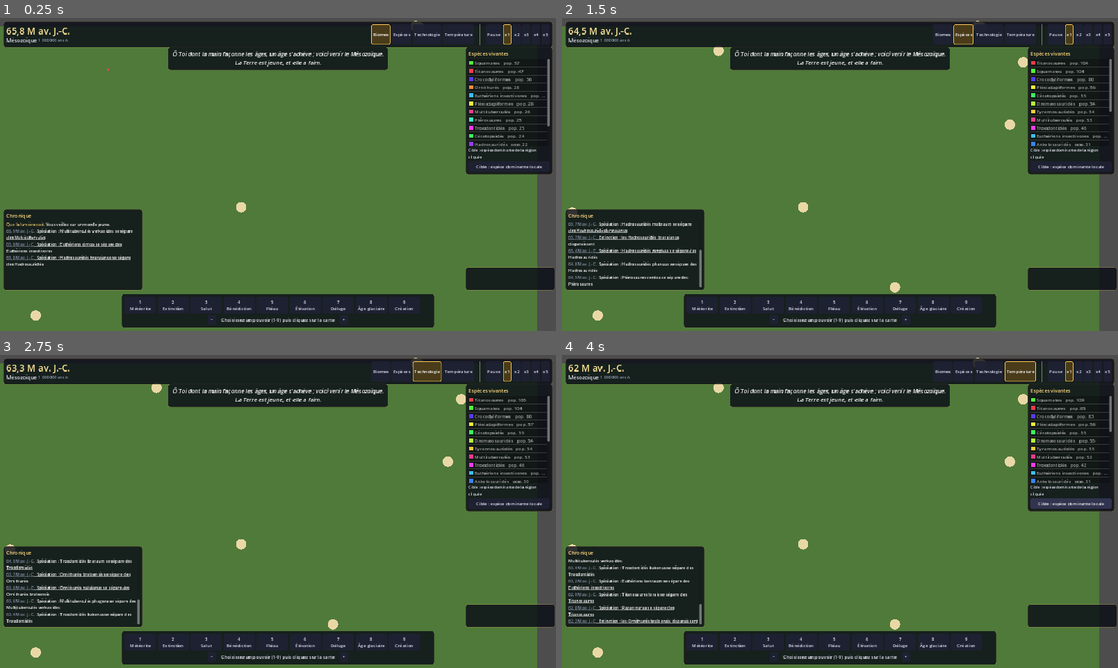
Above: before the commit, frames 1-4 (two rows, left to right).
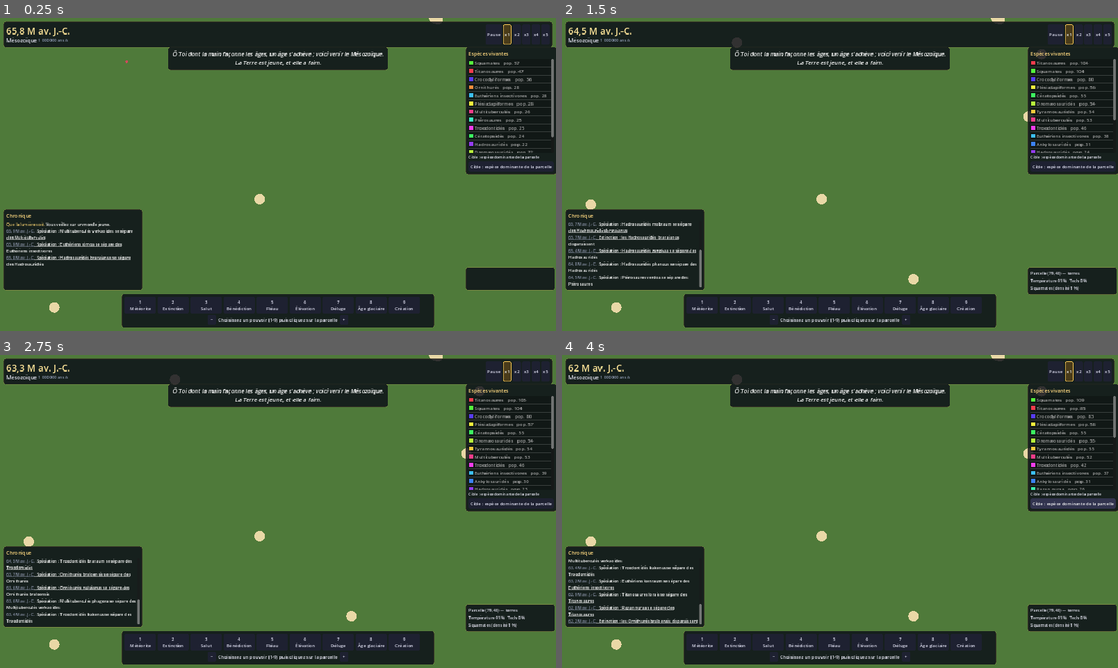
Above: after the commit, the same moments.

Repository: samuellapierre-tech/I-Am-God
Game: Godot game, scene res://scenes/main.tscn
Two runs of this game, one before a commit and one after it. Both use one fixed random seed, a clock stepped at 60 frames per second and the inputs below.
Inputs (mouse positions are in pixels of both pictures, inside the frame that each line leads up to):
- Up to frame 1 (0.25 s): no input
- Up to frame 2 (1.5 s): click (940, 33) at 0.5 s, where only the run before the commit has a clickable "Biomes"; click (962, 33) at 1.25 s, where only the run before the commit has a clickable "Espèces"
- Up to frame 3 (2.75 s): click (428, 370) at 2 s, where only the run before the commit has a clickable "Technologie"
- Up to frame 4 (4 s): click (1017, 370) at 2.75 s, where only the run before the commit has a clickable "Température"; click "Cible : espèce dominante loca…" (after the commit: "Cible : espèce dominante de l…") at 3.5 s

The runs differ from the first frame. In frame 1, 4.1% of the frame differs, in the area x 0-100%, y 0-100%; in frame 2, 4.9%; in frame 3, 4.9%; in frame 4, 5.0%.
Error before the commit: Invalid assignment of property or key 'current' with value of type 'bool' on a base object of type 'Camera2D (world_camera.gd)'. (res://src/ui/main.gd:51)

Commit message:
parcelle seule : plus de globe ni de carte du monde
Le jeu ne montre que la parcelle suivie qui évolue ; la simulation
mondiale tourne en fond. main.gd ne charge plus que parcel_view (et
stats_panel), le HUD se branche sur src/ui/parcel_powers.gd (même API
que l'ancienne carte, pouvoirs appliqués à la cellule de la parcelle).
Couches de carte et bascule Tab retirées ; docs mises à jour.

Co-Authored-By: Claude Opus 5.5 <noreply@anthropic.com>

Diff:
--- a/src/ui/hud.gd
+++ b/src/ui/hud.gd
@@ -1,8 +1,9 @@
 extends CanvasLayer
-## Interface divine : année et ère, vitesse du temps, couches de carte, barre de pouvoirs,
+## Interface divine : année et ère, vitesse du temps, barre de pouvoirs,
 ## panneau des espèces (choix de la cible), chronique des événements et boîte du narrateur.
 ## Construite en code pour rester lisible et sans dépendance à des ressources externes.
-## L'état joueur (pouvoir, rayon, couche, cible) vit dans la carte : voir bind_map().
+## L'état joueur (pouvoir, rayon, cible) vit dans src/ui/parcel_powers.gd : voir bind_map().
+## Le jeu ne montre que la parcelle suivie : les pouvoirs la visent.
 
 const MapMath := preload("res://src/map/map_math.gd")
 const Powers := preload("res://src/map/divine_powers.gd")
@@ -24,7 +25,6 @@
 var _era_label: Label
 var _rate_label: Label
 var _speed_buttons: Array[Button] = []
-var _layer_buttons: Array[Button] = []
 var _power_buttons: Array[Button] = []
 var _radius_label: Label
 var _target_label: Label
@@ -56,7 +56,7 @@
 	_add_log_line("[color=#e8c66a]Que la lumière soit.[/color] Vous veillez sur un monde jeune.")
 
 
-## Relie le HUD à la carte (source de vérité du pouvoir, du rayon, de la couche et de la cible).
+## Relie le HUD à l'état des pouvoirs (source de vérité du pouvoir, du rayon et de la cible).
 func bind_map(world_map: Node) -> void:
 	map = world_map
 	map.state_changed.connect(_sync_from_map)
@@ -98,10 +98,6 @@
 			_set_speed(clampi(speed_level + 1, 1, SPEEDS.size()))
 		KEY_MINUS, KEY_KP_SUBTRACT:
 			_set_speed(maxi(speed_level - 1, 1))
-		KEY_F1, KEY_F2, KEY_F3, KEY_F4:
-			if map: map.set_layer(key - KEY_F1)
-		KEY_TAB:
-			if map: map.set_layer((map.layer + 1) % map.LAYERS.size())
 		KEY_BRACKETLEFT:
 			if map: map.set_radius(map.radius - 1)
 		KEY_BRACKETRIGHT:
@@ -128,7 +124,7 @@
 	root.theme = _make_theme()
 	add_child(root)
 
-	# Barre du haut : année, ère, couches, vitesse.
+	# Barre du haut : année, ère, vitesse.
 	var top := _panel(root)
 	_place(top, Vector4(0, 0, 1, 0), Vector4(12, 12, -12, 88))
 	var top_row := HBoxContainer.new()
@@ -158,19 +154,6 @@
 	spacer.mouse_filter = Control.MOUSE_FILTER_IGNORE
 	top_row.add_child(spacer)
 
-	var layers_box := HBoxContainer.new()
-	top_row.add_child(layers_box)
-	var layer_group := ButtonGroup.new()
-	var layer_names := ["Biomes", "Espèces", "Technologie", "Température"]
-	for i in layer_names.size():
-		var b := _toggle_button(layer_names[i], layer_group)
-		b.tooltip_text = "Couche de carte (F%d, Tab pour alterner)" % (i + 1)
-		b.pressed.connect(_on_layer_pressed.bind(i))
-		layers_box.add_child(b)
-		_layer_buttons.append(b)
-
-	top_row.add_child(VSeparator.new())
-
 	var speed_box := HBoxContainer.new()
 	top_row.add_child(speed_box)
 	var speed_group := ButtonGroup.new()
@@ -212,9 +195,9 @@
 	_target_label.add_theme_font_size_override("font_size", 13)
 	sp_box.add_child(_target_label)
 	var clear := Button.new()
-	clear.text = "Cible : espèce dominante locale"
+	clear.text = "Cible : espèce dominante de la parcelle"
 	clear.focus_mode = Control.FOCUS_NONE
-	clear.tooltip_text = "Sans cible, les pouvoirs visent l'espèce dominante de la région cliquée."
+	clear.tooltip_text = "Sans cible, les pouvoirs visent l'espèce dominante de la parcelle."
 	clear.pressed.connect(_on_clear_target)
 	sp_box.add_child(clear)
 
@@ -269,7 +252,7 @@
 	plus.pressed.connect(_step_radius.bind(1))
 	radius_row.add_child(plus)
 
-	# Infos de la région survolée (bas droite).
+	# Infos de la parcelle suivie (bas droite).
 	var info_panel := _panel(root)
 	_place(info_panel, Vector4(1, 1, 1, 1), Vector4(-312, -220, -12, -140))
 	info_panel.mouse_filter = Control.MOUSE_FILTER_IGNORE
@@ -357,11 +340,6 @@
 	return _swatches[key]
 
 
-func _on_layer_pressed(i: int) -> void:
-	if map and not _syncing:
-		map.set_layer(i)
-
-
 func _on_clear_target() -> void:
 	if map:
 		map.set_target_species(-1)
@@ -381,19 +359,17 @@
 		_speed_buttons[i].set_pressed_no_signal(i == speed_level)
 
 
-# --- Synchronisation avec la carte ---
+# --- Synchronisation avec l'état des pouvoirs ---
 
 func _sync_from_map() -> void:
 	if map == null:
 		return
 	_syncing = true
-	for i in _layer_buttons.size():
-		_layer_buttons[i].set_pressed_no_signal(i == map.layer)
 	for i in _power_buttons.size():
 		_power_buttons[i].set_pressed_no_signal(Powers.LIST[i].id == map.power)
 	var p := Powers.get_power(map.power)
 	if p.is_empty():
-		_radius_label.text = "Choisissez un pouvoir (1-9) puis cliquez sur la carte"
+		_radius_label.text = "Choisissez un pouvoir (1-9) puis cliquez sur la parcelle"
 	else:
 		_radius_label.text = "%s — rayon %d  ([ ] ou Maj+molette, Échap pour annuler)" % [p.label, map.radius]
 	_update_target_label()
@@ -412,7 +388,7 @@
 func _update_target_label() -> void:
 	var id: int = map.target_species if map else -1
 	if id < 0:
-		_target_label.text = "Cible : espèce dominante de la région cliquée"
+		_target_label.text = "Cible : espèce dominante de la parcelle"
 		_species_list.deselect_all()
 		return
 	var info = GameState.sim.species.get(id) if GameState.sim else null
@@ -491,7 +467,7 @@
 	map.set_target_species(_species_ids[index])
 
 
-# --- Survol ---
+# --- Parcelle suivie ---
 
 func _on_region_hovered(region: Vector2i) -> void:
 	var sim = GameState.sim
@@ -501,7 +477,7 @@
 	if i < 0 or i >= sim.elevation.size():
 		return
 	var elev: float = sim.elevation[i]
-	var text := "Région (%d, %d) — %s\n" % [region.x, region.y, "océan" if elev < 0.0 else "terres"]
+	var text := "Parcelle (%d, %d) — %s\n" % [region.x, region.y, "océan" if elev < 0.0 else "terres"]
 	text += "Température %d %%   Tech %d %%\n" % [int(sim.temperature[i] * 100.0), int(sim.tech[i] * 100.0)]
 	var sid: int = sim.dominant_species[i]
 	if sid >= 0:
--- a/src/ui/main.gd
+++ b/src/ui/main.gd
@@ -1,51 +1,27 @@
 extends Node
-## Scène principale : deux vues sur le même monde, plus l'interface divine.
-## - "globe"  : la planète entière (scenes/globe.tscn, ou la carte 2D historique en attendant).
-## - "parcel" : la parcelle suivie, plein écran (scenes/parcel_view.tscn).
-## Les vues sont chargées par chemin : chaque branche de module possède sa scène et n'a pas à
-## modifier celle-ci. Tab bascule entre les deux vues (GameState.set_view_mode).
+## Scène principale : le jeu ne montre que la parcelle suivie, plein écran, qui évolue de -66 Ma
+## jusqu'à la fin (pas de globe, pas de carte du monde). La simulation mondiale tourne en fond et
+## façonne la parcelle. Les vues sont chargées par chemin : chaque branche de module possède sa scène.
+## Les pouvoirs du HUD visent la parcelle (src/ui/parcel_powers.gd).
 
-const GLOBE_SCENE := "res://scenes/globe.tscn"
-const LEGACY_MAP_SCENE := "res://scenes/world_map.tscn"
 const PARCEL_SCENE := "res://scenes/parcel_view.tscn"
 const STATS_SCENE := "res://scenes/stats_panel.tscn"
+const ParcelPowers := preload("res://src/ui/parcel_powers.gd")
 
-var globe: Node
 var parcel_view: Node
+var powers: Node
 
 @onready var hud: CanvasLayer = $HUD
 
 
 func _ready() -> void:
-	globe = _instance(GLOBE_SCENE if ResourceLoader.exists(GLOBE_SCENE) else LEGACY_MAP_SCENE)
-	parcel_view = _instance(PARCEL_SCENE)
+	parcel_view = load(PARCEL_SCENE).instantiate()
+	add_child(parcel_view)
+	move_child(parcel_view, 0)
 	if ResourceLoader.exists(STATS_SCENE):
 		add_child(load(STATS_SCENE).instantiate())
-	hud.bind_map(globe)
-	GameState.view_mode_changed.connect(_apply_view_mode)
-	_apply_view_mode(GameState.view_mode)
-
-
-func _unhandled_key_input(event: InputEvent) -> void:
-	if event.is_action_pressed("ui_focus_next"):
-		GameState.set_view_mode("globe" if GameState.view_mode == "parcel" else "parcel")
-		get_viewport().set_input_as_handled()
-
-
-func _instance(path: String) -> Node:
-	var node: Node = load(path).instantiate()
-	add_child(node)
-	move_child(node, 0)
-	return node
-
-
-## Une seule vue est visible et traite les entrées ; la simulation, elle, ne s'arrête jamais.
-func _apply_view_mode(mode: String) -> void:
-	for view in [globe, parcel_view]:
-		var active: bool = (view == globe) == (mode == "globe")
-		view.process_mode = Node.PROCESS_MODE_INHERIT if active else Node.PROCESS_MODE_DISABLED
-		if "visible" in view:
-			view.visible = active
-		for child in view.get_children():
-			if child is Camera2D or child is Camera3D:
-				child.current = active
+	powers = ParcelPowers.new()
+	powers.name = "ParcelPowers"
+	add_child(powers)
+	hud.bind_map(powers)
+	GameState.set_view_mode("parcel")
--- /dev/null
+++ b/src/ui/parcel_powers.gd
@@ -0,0 +1,117 @@
+extends Node
+## État des pouvoirs divins quand le jeu ne montre que la parcelle suivie (pas de globe, pas de carte).
+## Expose la même API publique que l'ancienne carte (src/map/world_map.gd) pour que le HUD s'y branche
+## via bind_map() sans changement : toute l'interaction vise la cellule de GameState.parcel.
+## Clic gauche n'importe où (hors interface) avec un pouvoir sélectionné = pouvoir sur la parcelle.
+
+const Powers := preload("res://src/map/divine_powers.gd")
+const WorldSim := preload("res://src/sim/world_sim.gd")
+
+## Gardé pour la compatibilité du HUD ; une seule couche : la parcelle elle-même.
+const LAYERS := ["Parcelle"]
+
+## Émis quand le pouvoir, le rayon ou l'espèce ciblée change.
+signal state_changed
+## Émis quand la parcelle suivie change (le HUD affiche alors ses infos).
+signal region_hovered(region: Vector2i)
+
+var power := ""
+var radius := 8
+var layer := 0
+var target_species := -1
+var grid := Vector2i(WorldSim.WIDTH, WorldSim.HEIGHT)
+
+## Le panneau d'infos du HUD suit la parcelle au plus une fois par seconde (1.0 : dès la première mise à jour).
+var _info_timer := 1.0
+
+
+func _ready() -> void:
+	GameState.parcel_changed.connect(region_hovered.emit)
+	GameState.parcel_updated.connect(_on_parcel_updated)
+
+
+func set_power(power_id: String) -> void:
+	if power_id == power:
+		return
+	power = power_id
+	var p := Powers.get_power(power_id)
+	if not p.is_empty():
+		radius = p.radius
+	state_changed.emit()
+
+
+func set_radius(r: int) -> void:
+	r = clampi(r, Powers.MIN_RADIUS, Powers.MAX_RADIUS)
+	if r != radius:
+		radius = r
+		state_changed.emit()
+
+
+func set_layer(_i: int) -> void:
+	pass
+
+
+func set_target_species(id: int) -> void:
+	if id != target_species:
+		target_species = id
+		state_changed.emit()
+
+
+## Les événements de la chronique ne déplacent rien : on reste sur la parcelle.
+func focus_region(_region: Vector2i) -> void:
+	pass
+
+
+## Tout l'écran est la parcelle.
+func screen_to_region(_screen_pos: Vector2) -> Vector2i:
+	return parcel_cell()
+
+
+func parcel_cell() -> Vector2i:
+	return GameState.parcel.cell if GameState.parcel != null else GameState.DEFAULT_PARCEL
+
+
+func dominant_species_at(region: Vector2i) -> int:
+	var sim = GameState.sim
+	if sim == null:
+		return -1
+	var i := region.y * grid.x + region.x
+	return sim.dominant_species[i] if i >= 0 and i < sim.dominant_species.size() else -1
+
+
+## Applique le pouvoir sélectionné, via GameState (contrat d'action divine).
+func apply_power_at(region: Vector2i) -> void:
+	if power == "" or GameState.sim == null:
+		return
+	var p := Powers.get_power(power)
+	var species_id := target_species
+	if p.get("needs_species", false) and species_id < 0:
+		species_id = dominant_species_at(region)
+	elif not p.get("needs_species", false) and power != "spawn_species":
+		species_id = -1
+	GameState.apply_divine_action(Powers.make_action(power, region, species_id, radius))
+
+
+func _unhandled_input(event: InputEvent) -> void:
+	var mb := event as InputEventMouseButton
+	if mb == null or not mb.pressed:
+		return
+	if mb.button_index == MOUSE_BUTTON_LEFT and power != "":
+		apply_power_at(parcel_cell())
+		get_viewport().set_input_as_handled()
+	elif mb.shift_pressed and mb.button_index == MOUSE_BUTTON_WHEEL_UP:
+		set_radius(radius + 1)
+		get_viewport().set_input_as_handled()
+	elif mb.shift_pressed and mb.button_index == MOUSE_BUTTON_WHEEL_DOWN:
+		set_radius(radius - 1)
+		get_viewport().set_input_as_handled()
+
+
+func _process(delta: float) -> void:
+	_info_timer += delta
+
+
+func _on_parcel_updated() -> void:
+	if _info_timer >= 1.0:
+		_info_timer = 0.0
+		region_hovered.emit(parcel_cell())
Not shown, changed: docs/ARCHITECTURE.md
Not shown, changed: docs/PARCELLE.md
